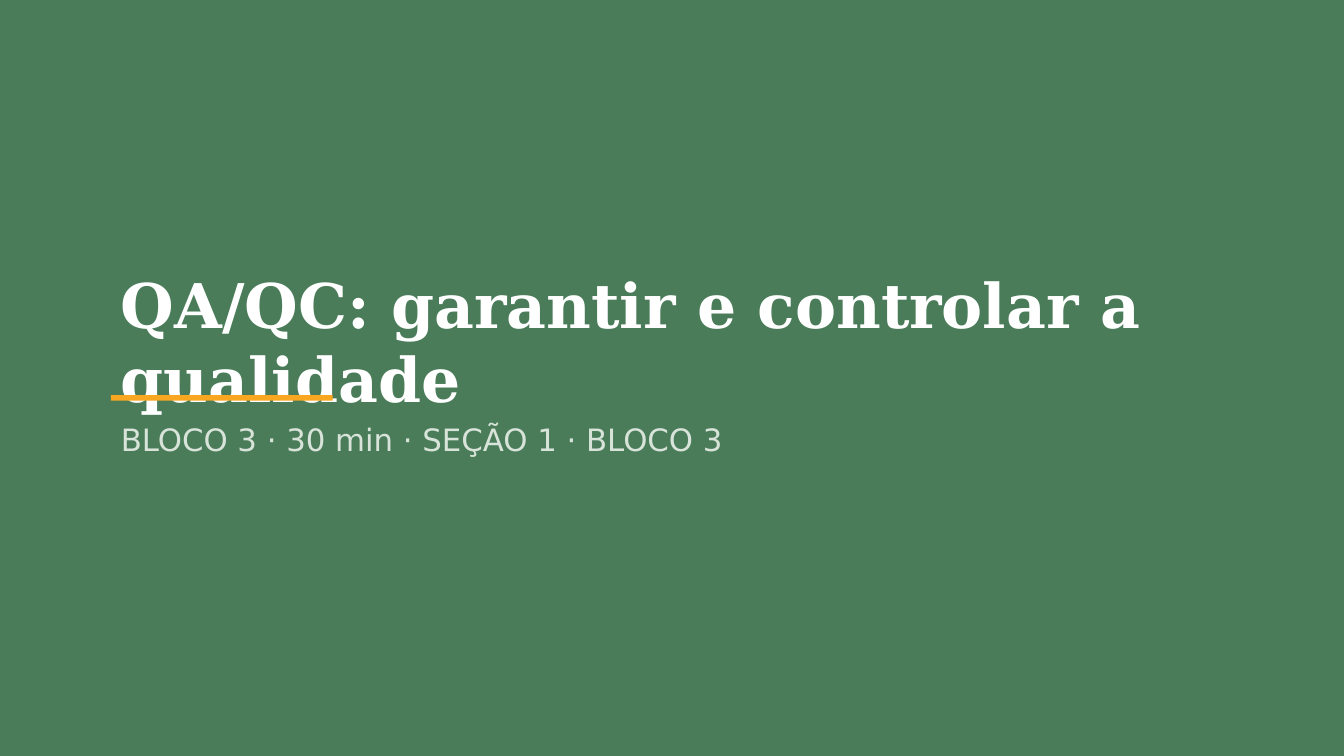
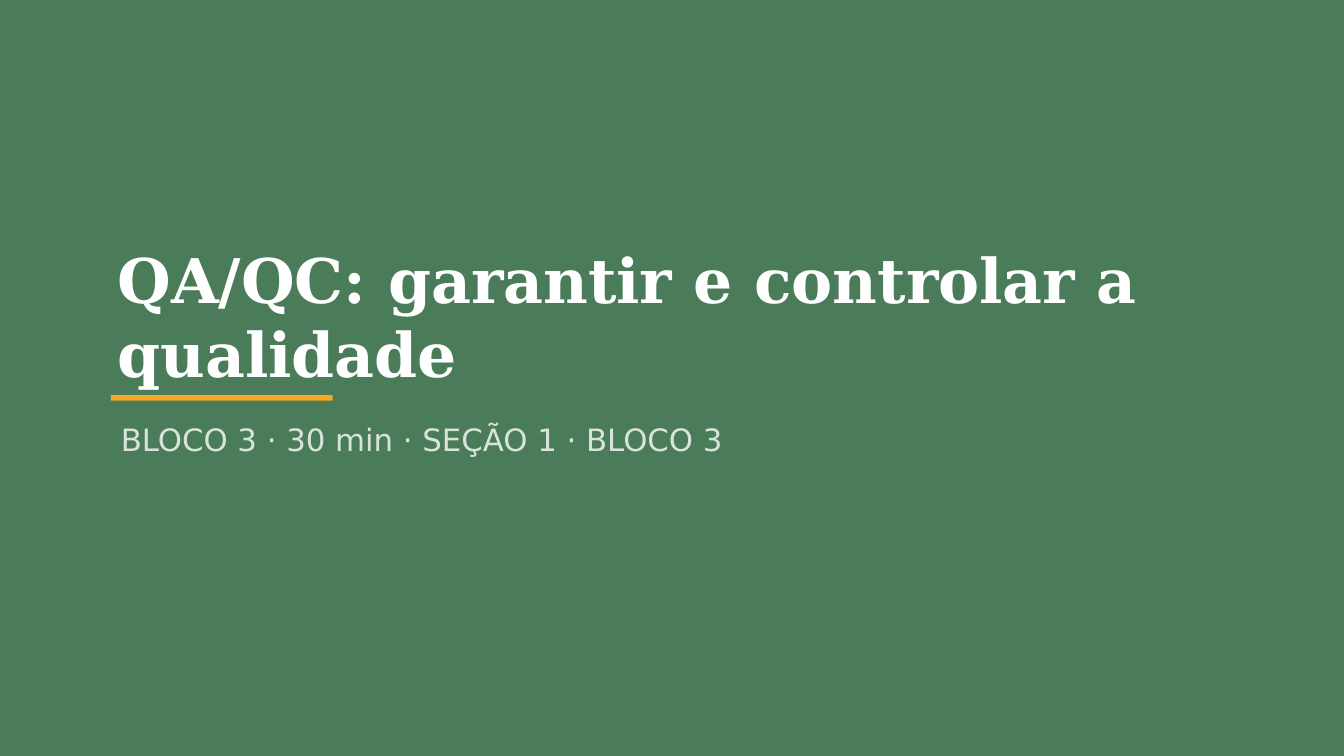
Before and after one commit to Bayer-Group/course-AI-UFV, a slide deck: slide 23 of 04. Inteligência Artificial e os Dados_Eder/Dados a base de toda IA no melhoramento_FIT796.pptx. Drawn at 1344x756 pixels with LibreOffice and Linux fonts; fonts in the diff are those of the drawing. Boxes give left, top, right and bottom in pixels: in the first picture for what was removed or moved away, otherwise in the second. Text is boxed around its words. In the diff, an @@ line names an element or a change of style, - is before the commit and + after.

```diff
--- a/04. Inteligência Artificial e os Dados_Eder/Dados a base de toda IA no melhoramento_FIT796.pptx
+++ b/04. Inteligência Artificial e os Dados_Eder/Dados a base de toda IA no melhoramento_FIT796.pptx
@@ text "QA/QC: garantir e controlar a ...": place and size @@
-text "QA/QC: garantir e controlar a ..." at (121, 281, 1140, 415)
+text "QA/QC: garantir e controlar a ..." at (117, 256, 1137, 390)
```
Also in this commit, not shown: 31 other slides changed, 7 other files.
